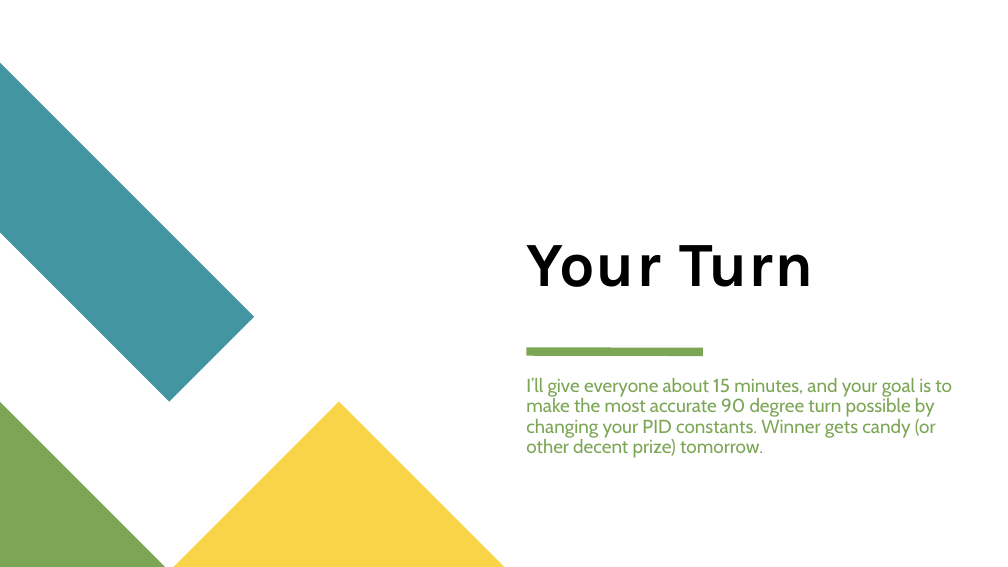
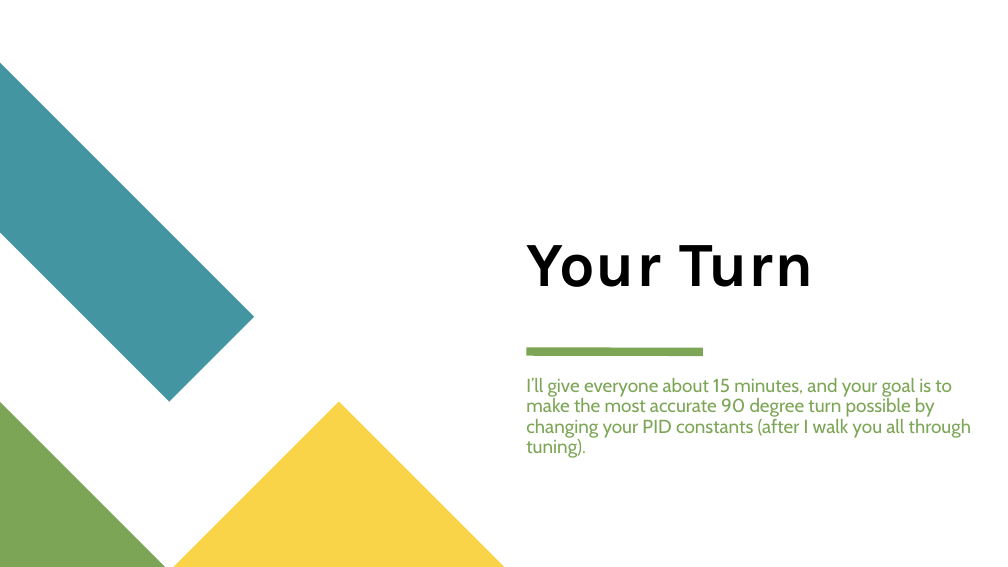
Before and after one commit to terrapinrobotics/code-camp-presentations, a slide deck: slide 28 of VEX Camp Day 3.pptx. Drawn at 1008x567 pixels with LibreOffice and Linux fonts; fonts in the diff are those of the drawing. Boxes give left, top, right and bottom in pixels: in the first picture for what was removed or moved away, otherwise in the second. Text is boxed around its words. In the diff, an @@ line names an element or a change of style, - is before the commit and + after.

```diff
--- a/VEX Camp Day 3.pptx
+++ b/VEX Camp Day 3.pptx
@@ text at (526,378,971,458): text changed @@
-I’ll give everyone about 15 minutes, and your goal is to make the most accurate 90 degree turn possible by changing your PID constants. Winner gets candy (or other decent prize) tomorrow.
+I’ll give everyone about 15 minutes, and your goal is to make the most accurate 90 degree turn possible by changing your PID constants (after I walk you all through tuning).
```
Also in this commit, not shown: 6 other slides changed, 2 other files.
